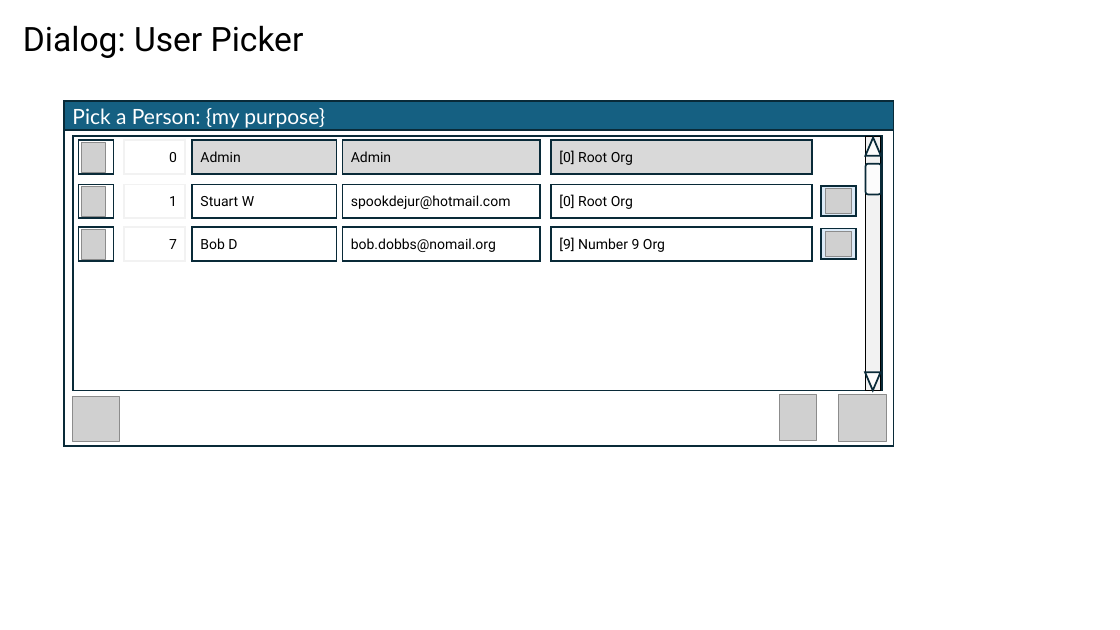
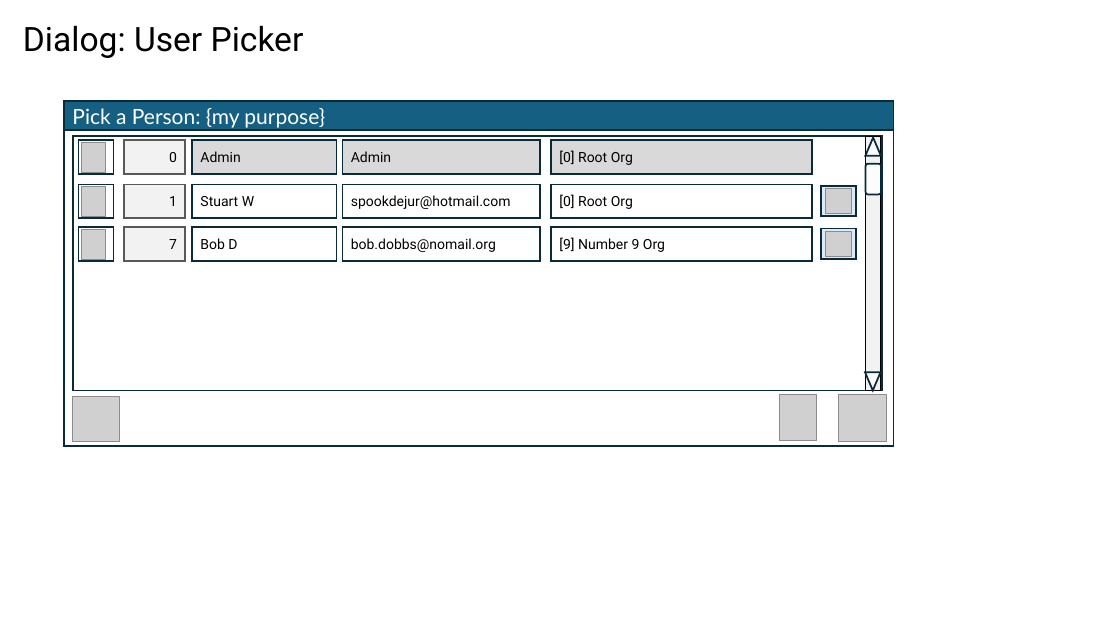
Before and after one commit to BlitzkriegSoftware/item_organizer, a slide deck: slide 17 of docs/ui-design.pptx (slide 10 before the commit). Drawn at 1120x630 pixels with LibreOffice and Linux fonts; fonts in the diff are those of the drawing; grey boxes stand for pictures; background and template pictures are left out. Boxes give left, top, right and bottom in pixels: in the first picture for what was removed or moved away, otherwise in the second. Text is boxed around its words. In the diff, an @@ line names an element or a change of style, - is before the commit and + after.

```diff
--- a/docs/ui-design.pptx
+++ b/docs/ui-design.pptx
@@ fill #FFFFFF to #F2F2F2; outline #F2F2F2 1.5 pt to #595959 1.5 pt in 3 elements at [124, 140, 186, 174], [124, 185, 186, 218], [124, 228, 186, 261] @@
```
Also in this commit, not shown: 3 other slides changed, 8 slides added, 8 other files.
